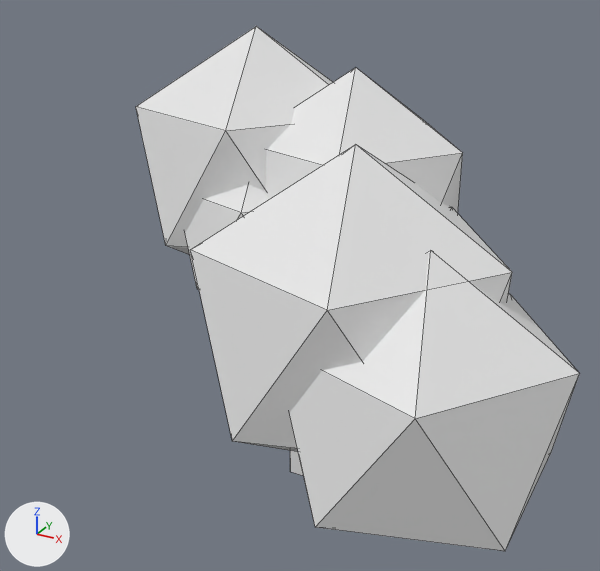
The FBX model Assets/Resources/Models/WildPlant_c.fbx, before and after one commit.
Rendered twice from a 50 mm camera at (0.438, -0.823, 0.672) aimed at (-0.019, 0.007, 0.257). Arrows for +X, +Y and +Z are at lower left; the lights stay in place. The older version comes first. Mesh edges are drawn as thin lines. Objects named as collision shapes, trigger or cutter boxes, shadow casters or lower levels of detail are left out. Where no turn or scale is listed for an object, it has been applied to the vertices.

Names of what the first picture shows: 'WildPlant_c'.
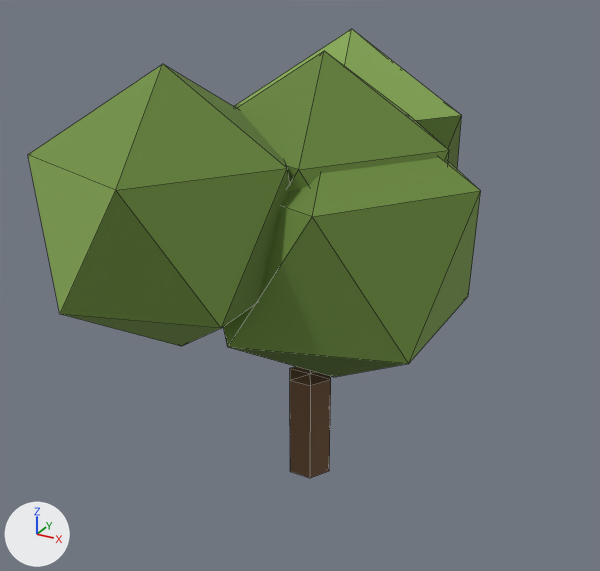
Where the change shows, as pixel boxes (x1, y1, x2, y2) in the pictures (600 x 571 px; the box of a moved part takes in the faces that stretch with it):
```json
{"object": "WildPlant_c", "change": "reshaped", "before": [136, 26, 580, 551], "after": [28, 29, 481, 478], "on screen": "14% shorter"}
{"part": 1, "of": "me_wildplant", "change": "added", "after": [234, 29, 462, 168], "on screen": "green"}
{"part": 2, "of": "me_wildplant", "change": "added", "after": [28, 64, 290, 346], "on screen": "green"}
{"part": 3, "of": "me_wildplant", "change": "moved or reshaped", "before": [136, 26, 333, 255], "after": [237, 51, 449, 192]}
{"part": 4, "of": "me_wildplant", "change": "added", "after": [223, 158, 481, 377], "on screen": "green"}
{"part": 5, "of": "me_wildplant", "change": "deleted", "before": [289, 250, 580, 551]}
{"part": 6, "of": "me_wildplant", "change": "deleted", "before": [265, 68, 463, 213]}
{"part": 7, "of": "me_wildplant", "change": "deleted", "before": [185, 184, 269, 290]}
{"part": 8, "of": "me_wildplant", "change": "deleted", "before": [190, 144, 512, 452]}
{"part": 9, "of": "me_wildplant", "change": "recoloured", "before": [290, 450, 303, 476], "after": [290, 367, 331, 478], "on screen": "white to brown"}
```

Edits to the scene script, one JSON object a line:
```json
{"op": "add", "block": "img_palette_png", "code": ["img_palette_png = load_image('palette.png', '../../Art/Palette/Palette.png', 128, 432, 'sRGB')"]}
{"op": "add", "block": "mat_m_palette", "code": ["mat_m_palette = principled_material('M_Palette')", "mat_m_palette.texture = img_palette_png", "mat_m_palette.roughness = 0.85"]}
{"block": "me_wildplant", "where": "# used by ob_wildplant_c; location = (0.0, 0.0, 0.0)"}
{"op": "remove", "block": "me_wildplant", "code": "me_wildplant.from_pydata(...)  # 74 vertices, 118 faces; spans x -0.262..0.344, y -0.273..0.21, z 0.0..0.555"}
{"op": "add", "block": "me_wildplant", "code": "me_wildplant.from_pydata(...)  # 62 vertices, 98 faces; spans x -0.241..0.199, y -0.274..0.374, z 0.0..0.541"}
{"block": "me_wildplant", "change": "me_wildplant part 1: a new loose piece, an icosphere of 20 faces spanning x -0.218..0.102, y 0.069..0.374, z 0.181..0.54, in mat_m_palette (picture img_palette_png)"}
{"block": "me_wildplant", "change": "me_wildplant part 2: a new loose piece, an icosphere of 20 faces spanning x -0.241..0.047, y -0.274..0.0, z 0.218..0.54, in mat_m_palette (picture img_palette_png)"}
{"block": "me_wildplant", "change": "me_wildplant part 3: the loose piece of 12 vertices spanning x -0.262..0.039, y -0.076..0.21, z 0.219..0.555 is moved by (0.119, -0.051, -0.015), in mat_m_palette (picture img_palette_png)"}
{"block": "me_wildplant", "change": "me_wildplant part 4: a new loose piece, an icosphere of 20 faces spanning x -0.136..0.199, y -0.153..0.165, z 0.141..0.515, in mat_m_palette (picture img_palette_png)"}
{"block": "me_wildplant", "change": "me_wildplant part 5: the loose piece of 12 vertices spanning x 0.05..0.344, y -0.273..0.006, z 0.064..0.392 is deleted"}
{"block": "me_wildplant", "change": "me_wildplant part 6: the loose piece of 12 vertices spanning x -0.104..0.162, y -0.075..0.177, z 0.223..0.52 is deleted"}
{"block": "me_wildplant", "change": "me_wildplant part 7: the loose piece of 12 vertices spanning x -0.176..0.035, y -0.092..0.109, z 0.207..0.443 is deleted"}
{"block": "me_wildplant", "change": "me_wildplant part 8: the loose piece of 12 vertices spanning x -0.068..0.264, y -0.25..0.066, z 0.099..0.471 is deleted"}
{"block": "me_wildplant", "change": "me_wildplant part 9: 18 faces spanning x -0.03..0.03, y -0.026..0.026, z 0.0..0.14 switch from no material to mat_m_palette (picture img_palette_png)"}
```
